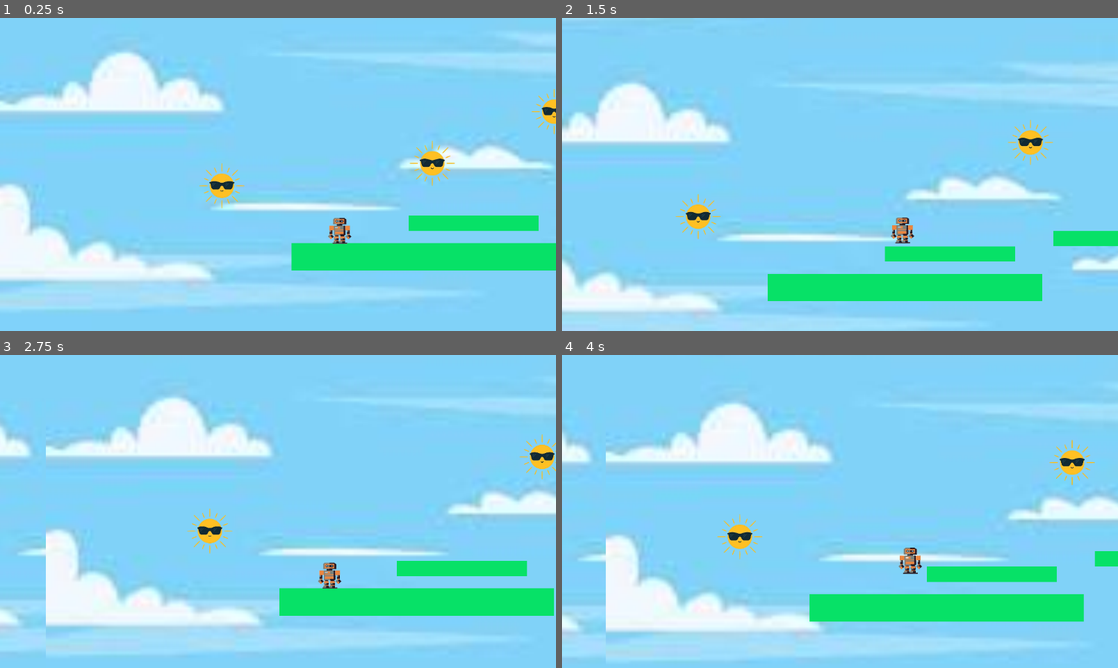
Above: before the commit, frames 1-4 (two rows, left to right).
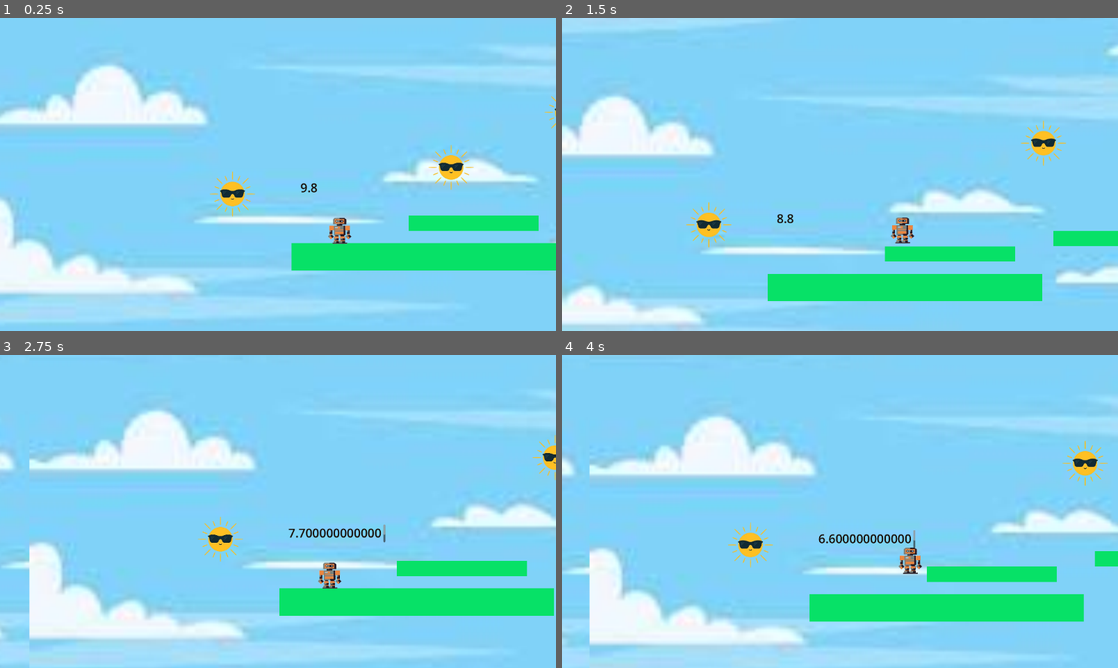
Above: after the commit, the same moments.

Repository: Yatheeshpatcha/HackClubStarDance-Warioware
Game: Godot game, scene res://scenes/minigame_1.tscn
Same seed, same stepped clock (60 frames per second), same inputs: the game is played once before the commit and once after it. This scene is started directly instead of the project's main scene.
Inputs (mouse positions are in pixels of both pictures, inside the frame that each line leads up to):
- Up to frame 1 (0.25 s): no input
- Up to frame 2 (1.5 s): tap Enter (ui_accept) at 0.5, 0.77 s; move the mouse to (962, 158) at 0.52 s; hold Right (ui_right) 0.53-1.25 s; tap Alt at 0.6 s; click (962, 158) at 0.67 s; drag from (728, 190) to (912, 230) at 1.27 s
- Up to frame 3 (2.75 s): move the mouse to (333, 442) at 2.02 s; hold Left (ui_left) from 2.03 s (still down); tap Alt at 2.1 s
- Up to frame 4 (4 s): release Left (ui_left) at 2.75 s; drag from (812, 574) to (673, 464) at 2.77 s; move the mouse to (1006, 558) at 3.52 s; hold Right (ui_right) from 3.53 s (still down); tap Alt at 3.6 s; tap Enter (ui_accept) at 3.77 s

The runs differ from the first frame. In frame 1, 20% of the frame differs, in the area x 0-100%, y 4-98%; in frame 2, 18%; in frame 3, 22%, in the area x 0-100%, y 12-100%; in frame 4, 21%.
Error before the commit: Parse Error: Identifier "timer" not declared in the current scope. (res://scenes/node_2d.gd:14)

Commit message:
partially coded minigame 2 fixed and finished minigame one

Diff:
--- a/project.godot
+++ b/project.godot
@@ -18,7 +18,6 @@
 [autoload]
 
 Global="*uid://v1g4oqntfbjp"
-Node2d="*uid://urpm81g1o5fv"
 
 [display]
 
--- /dev/null
+++ b/scenes/button_1.gd
@@ -0,0 +1,6 @@
+extends TextureButton
+@onready var parent = $".."
+
+func _on_pressed() -> void: #YOU NEED TO CONNECT THIS SIGNAL FROM THE TAB NEXT TO INSPECTOR!!
+	hide()
+	parent.buttons_pressed += 1
--- /dev/null
+++ b/scenes/end_screen.tscn
@@ -0,0 +1,3 @@
+[gd_scene format=3 uid="uid://cumv0ig4o4ccb"]
+
+[node name="end_screen" type="Node2D" unique_id=1354839116]
--- a/scenes/level_scene.gd
+++ b/scenes/level_scene.gd
@@ -23,6 +23,7 @@
 # complete that level, you have the minigames_done add one, and then you
 # look for the scene titled `minigame_` and then whatever minigame number
 # should be next. Make sure you name your minigame saves appropriately.
+
 
 
 
--- a/scenes/level_scene.tscn
+++ b/scenes/level_scene.tscn
@@ -3,7 +3,6 @@
 [ext_resource type="Texture2D" uid="uid://byyxnp63imhjc" path="res://download.jpg" id="1_187gu"]
 [ext_resource type="Script" uid="uid://c8vfbux4w1t5h" path="res://scenes/level_scene.gd" id="1_lwxgr"]
 [ext_resource type="Texture2D" uid="uid://b6o22b6frwoq1" path="res://images.png" id="3_8wodn"]
-[ext_resource type="Script" uid="uid://dmx4f01ohbh0g" path="res://scenes/timer_screen.gd" id="4_j2453"]
 
 [node name="level_scene" type="Node2D" unique_id=189582234]
 script = ExtResource("1_lwxgr")
@@ -30,7 +29,6 @@
 [node name="Garlic3" type="TextureRect" parent="GarlicContainer" unique_id=825362503]
 layout_mode = 2
 texture = ExtResource("3_8wodn")
-script = ExtResource("4_j2453")
 
 [node name="Garlic4" type="TextureRect" parent="GarlicContainer" unique_id=781597641]
 layout_mode = 2
@@ -49,11 +47,10 @@
 theme_override_font_sizes/normal_font_size = 42
 text = "level #"
 
-[node name="Timer" type="RichTextLabel" parent="." unique_id=1211596074]
-offset_left = 523.0
-offset_top = 304.0
-offset_right = 615.0
-offset_bottom = 368.0
-theme_override_colors/default_color = Color(0.043137256, 0.003921569, 0.050980393, 1)
-theme_override_font_sizes/normal_font_size = 14
+[node name="Timer" type="RichTextLabel" parent="." unique_id=1349358030]
+offset_left = 525.0
+offset_top = 326.0
+offset_right = 565.0
+offset_bottom = 366.0
+theme_override_colors/default_color = Color(0.007843138, 0.023529412, 0.03529412, 1)
 text = "0.0"
--- a/scenes/minigame_1.gd
+++ b/scenes/minigame_1.gd
@@ -1,5 +1,8 @@
 extends Node2D
-@onready var themed_timer: Node2D = $ThemedTimer
+@onready var themed_timer: Node2D = $"."
+@onready var timer: RichTextLabel = $Timer
+
+var time
 # ^^^ You dragged this in the scene by the way
 
 
@@ -7,7 +10,25 @@
 var garlic_collected = 0 # just keeping track of garlic collected
 var timer_end = false # boolean (true or false) stating whether the timer ended
 
+func wait(seconds: float) -> void: # write this simple function out for wait!
+	await get_tree().create_timer(seconds).timeout # makes u wait
+
+func Timer(start_time: float): # making a new function for timer countdown!
+	# we want the timer to go down, and when it reaches 0 it transitions
+	# to the next scene!
+
+	time = start_time
+
+	while time > 0.0: # run if timer hasnt reached 0
+		await wait(0.10)
+		time = time - 0.10
+
+	#when timer reaches 0
+	return
+
 func _ready() -> void:
+
+
 
 		#Below you can see that I have a function that I named. I grab a
 		#function from it that was created in it's script and use `await` to
@@ -19,19 +40,39 @@
 	timer_end = true # now we're saying "oh ye you ran out of time"
 
 func _process(delta: float) -> void: # running every frame brochacho
+	timer.text = str(time) # make ths text reflect the value of the time variable. this makes names easier. the str() converts the int to a String
+
 
 	if garlic_collected == 3: # the double equals is just an argument asking if it's the same, with "=" it'll give an error
+		print("garlic conected")
 		if Global.minigames_done > 3: # we access a global script and see how many minigames have been compeleted
-			get_tree().change_scene_to_file("res://scenes/done_screen.tscn") # change current play scene into another, but you make your own finish screen in a later challenge, dont worry abt this rn
+			get_tree().change_scene_to_file("res://scenes/end_screen.tscn") # change current play scene into another, but you make your own finish screen in a later challenge, dont worry abt this rn
 		else:
-			get_tree().change_scene_to_file("res://scenes/timer_screen.tscn") # go back to the intermission scene
+			get_tree().change_scene_to_file("res://scenes/level_scene.tscn") # go back to the intermission scene
 
 	if timer_end: # if the timer does end...
 		Global.minigames_done -=1 #go back a minigame
 		Global.lives -= 1 # lose ur lives
-		get_tree().change_scene_to_file("res://scenes/timer_screen.tscn") # back to intermission
+		print("timer end")
+		get_tree().change_scene_to_file("res://scenes/level_scene.tscn") # back to intermission
 
 
 func garlic_collect() -> void: # cool function that you connect to those garlics
 	garlic_collected = garlic_collected +1
 	return
+
+
+func _on_sun_2_garlic_collected() -> void:
+	garlic_collected = garlic_collected +1
+	return
+
+
+
+func _on_sun_3_garlic_collected() -> void:
+	garlic_collected = garlic_collected +1
+	return
+
+
+func _on_sun_4_garlic_collected() -> void:
+	garlic_collected = garlic_collected +1
+	return
--- a/scenes/minigame_1.tscn
+++ b/scenes/minigame_1.tscn
@@ -15,43 +15,6 @@
 [sub_resource type="RectangleShape2D" id="RectangleShape2D_fnx2p"]
 size = Vector2(336, 59)
 
-[sub_resource type="Animation" id="Animation_r6gmb"]
-length = 0.001
-tracks/0/type = "value"
-tracks/0/imported = false
-tracks/0/enabled = true
-tracks/0/path = NodePath("sun:position")
-tracks/0/interp = 1
-tracks/0/loop_wrap = true
-tracks/0/keys = {
-"times": PackedFloat32Array(0),
-"transitions": PackedFloat32Array(1),
-"update": 0,
-"values": [Vector2(475, 194)]
-}
-
-[sub_resource type="Animation" id="Animation_wh6qq"]
-resource_name = "float"
-loop_mode = 1
-tracks/0/type = "value"
-tracks/0/imported = false
-tracks/0/enabled = true
-tracks/0/path = NodePath("sun:position")
-tracks/0/interp = 2
-tracks/0/loop_wrap = true
-tracks/0/keys = {
-"times": PackedFloat32Array(0, 1),
-"transitions": PackedFloat32Array(1, 1),
-"update": 0,
-"values": [Vector2(475, 194), Vector2(475, 107)]
-}
-
-[sub_resource type="AnimationLibrary" id="AnimationLibrary_or1ld"]
-_data = {
-&"RESET": SubResource("Animation_r6gmb"),
-&"float": SubResource("Animation_wh6qq")
-}
-
 [sub_resource type="CircleShape2D" id="CircleShape2D_rebgc"]
 radius = 100.56838
 
@@ -63,10 +26,10 @@
 autoscroll = Vector2(100, 0)
 
 [node name="background" type="TextureRect" parent="scrolling background" unique_id=652370261]
-offset_left = -1237.0
-offset_top = -877.0
-offset_right = 1906.0
-offset_bottom = 994.0
+offset_left = -1305.0
+offset_top = -823.0
+offset_right = 1838.0
+offset_bottom = 1048.0
 texture = ExtResource("1_2n61g")
 
 [node name="platform 1" type="StaticBody2D" parent="." unique_id=1992536153]
@@ -131,23 +94,21 @@
 position_smoothing_speed = 10.0
 
 [node name="sun" type="Node2D" parent="." unique_id=1636296363]
+position = Vector2(651, 194)
 script = ExtResource("4_or1ld")
 
 [node name="sun" type="TextureRect" parent="sun" unique_id=1762865091]
-offset_left = 478.0
-offset_top = 91.0
-offset_right = 703.0
-offset_bottom = 316.0
+offset_left = -95.0
+offset_top = -86.0
+offset_right = 130.0
+offset_bottom = 139.0
 texture = ExtResource("3_0hvi2")
 
-[node name="AnimationPlayer" type="AnimationPlayer" parent="sun" unique_id=1055087448]
-libraries/ = SubResource("AnimationLibrary_or1ld")
-
 [node name="Area2D" type="Area2D" parent="sun" unique_id=841942650]
-position = Vector2(587, 221)
+position = Vector2(-48, 27)
 
 [node name="CollisionShape2D" type="CollisionShape2D" parent="sun/Area2D" unique_id=329577809]
-position = Vector2(-3, -6)
+position = Vector2(2, -1)
 shape = SubResource("CircleShape2D_rebgc")
 
 [node name="sun2" type="Node2D" parent="." unique_id=702970068]
@@ -155,14 +116,11 @@
 script = ExtResource("4_or1ld")
 
 [node name="sun" type="TextureRect" parent="sun2" unique_id=1868797899]
-offset_left = -117.0
-offset_top = -143.0
-offset_right = 108.0
-offset_bottom = 82.0
+offset_left = -63.0
+offset_top = -140.0
+offset_right = 162.0
+offset_bottom = 85.0
 texture = ExtResource("3_0hvi2")
-
-[node name="AnimationPlayer" type="AnimationPlayer" parent="sun2" unique_id=692352923]
-libraries/ = SubResource("AnimationLibrary_or1ld")
 
 [node name="Area2D" type="Area2D" parent="sun2" unique_id=1006362228]
 position = Vector2(-33, 12)
@@ -176,14 +134,11 @@
 script = ExtResource("4_or1ld")
 
 [node name="sun" type="TextureRect" parent="sun3" unique_id=1363063868]
-offset_left = 475.0
-offset_top = 194.0
-offset_right = 700.0
-offset_bottom = 419.0
+offset_left = -117.0
+offset_top = -80.0
+offset_right = 108.0
+offset_bottom = 145.0
 texture = ExtResource("3_0hvi2")
-
-[node name="AnimationPlayer" type="AnimationPlayer" parent="sun3" unique_id=539849931]
-libraries/ = SubResource("AnimationLibrary_or1ld")
 
 [node name="Area2D" type="Area2D" parent="sun3" unique_id=1332190372]
 position = Vector2(-33, 12)
@@ -197,14 +152,11 @@
 script = ExtResource("4_or1ld")
 
 [node name="sun" type="TextureRect" parent="sun4" unique_id=1692904897]
-offset_left = -123.0
-offset_top = -125.0
-offset_right = 102.0
-offset_bottom = 100.0
+offset_left = -79.0
+offset_top = -91.0
+offset_right = 146.0
+offset_bottom = 134.0
 texture = ExtResource("3_0hvi2")
-
-[node name="AnimationPlayer" type="AnimationPlayer" parent="sun4" unique_id=1844849533]
-libraries/ = SubResource("AnimationLibrary_or1ld")
 
 [node name="Area2D" type="Area2D" parent="sun4" unique_id=1160574242]
 position = Vector2(18, 5)
@@ -213,6 +165,15 @@
 position = Vector2(-12, -2)
 shape = SubResource("CircleShape2D_rebgc")
 
+[node name="Timer" type="RichTextLabel" parent="." unique_id=106110020]
+offset_left = 44.0
+offset_top = 269.0
+offset_right = 446.0
+offset_bottom = 343.0
+theme_override_colors/default_color = Color(0.09019608, 0.050980393, 0.015686275, 1)
+theme_override_font_sizes/normal_font_size = 50
+text = "0.0"
+
 [connection signal="garlic_collected" from="sun" to="." method="_on_sun_garlic_collected"]
 [connection signal="garlic_collected" from="sun2" to="." method="_on_sun_2_garlic_collected"]
 [connection signal="garlic_collected" from="sun3" to="." method="_on_sun_3_garlic_collected"]
--- /dev/null
+++ b/scenes/minigame_2.gd
@@ -0,0 +1,27 @@
+extends Node2D
+@onready var themed_timer: Node2D = $"."
+
+
+
+var buttons_pressed := 0
+var timer_end = false
+
+func _ready() -> void:
+
+
+	await themed_timer.Timer(7.0)
+	#after this is completed...
+	timer_end = true
+
+
+func _process(delta: float) -> void:
+	if buttons_pressed == 4:
+		if Global.minigames_done > 3:
+			get_tree().change_scene_to_file("res://scenes/done_screen.tscn")
+		else:
+			get_tree().change_scene_to_file("res://scenes/timer_screen.tscn")
+
+	if timer_end:
+		Global.lives -= 1
+		Global.minigames_done -=1
+		get_tree().change_scene_to_file("res://scenes/timer_screen.tscn")
--- /dev/null
+++ b/scenes/minigame_2.tscn
@@ -0,0 +1,64 @@
+[gd_scene format=3 uid="uid://idqf0iqjloiu"]
+
+[ext_resource type="Script" uid="uid://ct0lli24l16md" path="res://scenes/minigame_2.gd" id="1_dqa6p"]
+[ext_resource type="Texture2D" uid="uid://byyxnp63imhjc" path="res://download.jpg" id="1_ksu6r"]
+[ext_resource type="Texture2D" uid="uid://bhvvu7mx8w8n7" path="res://images__1_-removebg-preview.png" id="2_dqa6p"]
+[ext_resource type="Script" uid="uid://8fikfdbt7fw5" path="res://scenes/button_1.gd" id="3_c3ytc"]
+[ext_resource type="PackedScene" uid="uid://b21n3kxbbdagc" path="res://scenes/node_2d.tscn" id="4_eachr"]
+
+[node name="Minigame_2" type="Node2D" unique_id=1562822468]
+script = ExtResource("1_dqa6p")
+
+[node name="background" type="TextureRect" parent="." unique_id=1923926427]
+offset_left = -397.0
+offset_top = -638.0
+offset_right = 2746.0
+offset_bottom = 1233.0
+texture = ExtResource("1_ksu6r")
+
+[node name="Button_1" type="TextureButton" parent="." unique_id=623525024]
+offset_right = 225.0
+offset_bottom = 225.0
+texture_normal = ExtResource("2_dqa6p")
+script = ExtResource("3_c3ytc")
+
+[node name="Button_2" type="TextureButton" parent="." unique_id=862332335]
+offset_left = 851.0
+offset_top = 382.0
+offset_right = 1076.0
+offset_bottom = 607.0
+texture_normal = ExtResource("2_dqa6p")
+script = ExtResource("3_c3ytc")
+
+[node name="Button_3" type="TextureButton" parent="." unique_id=837982932]
+offset_left = 83.0
+offset_top = 394.0
+offset_right = 308.0
+offset_bottom = 619.0
+texture_normal = ExtResource("2_dqa6p")
+script = ExtResource("3_c3ytc")
+
+[node name="Button_4" type="TextureButton" parent="." unique_id=1520951756]
+offset_left = 439.0
+offset_top = 213.0
+offset_right = 664.0
+offset_bottom = 438.0
+texture_normal = ExtResource("2_dqa6p")
+script = ExtResource("3_c3ytc")
+
+[node name="Node2D" parent="." unique_id=1061907810 instance=ExtResource("4_eachr")]
+position = Vector2(1719, 698)
+
+[node name="RichTextLabel2" type="RichTextLabel" parent="Node2D" unique_id=249900374]
+offset_left = -867.0
+offset_top = -662.0
+offset_right = -364.0
+offset_bottom = -493.0
+theme_override_colors/default_color = Color(0.019607844, 0.007843138, 0.023529412, 1)
+theme_override_font_sizes/normal_font_size = 100
+text = "0.0"
+
+[connection signal="pressed" from="Button_1" to="Button_1" method="_on_pressed"]
+[connection signal="pressed" from="Button_2" to="Button_2" method="_on_pressed"]
+[connection signal="pressed" from="Button_3" to="Button_3" method="_on_pressed"]
+[connection signal="pressed" from="Button_4" to="Button_4" method="_on_pressed"]
--- a/scenes/node_2d.gd
+++ b/scenes/node_2d.gd
@@ -1,6 +1,5 @@
 extends Node2D
-@onready var timer_label: RichTextLabel = $timer
-
+@onready var timer: RichTextLabel = $timer
 
 var time : float
 
@@ -11,7 +10,7 @@
 
 # Called every frame. 'delta' is the elapsed time since the previous frame.
 func _process(delta: float) -> void:
-		timer.text = "%0.2f" % time
+	timer.text = str(snapped(time, 0.10)) # this makes names easier
 
 func Timer(start_time: float): # making a new function for timer countdown!
 	# we want the timer to go down, and when it reaches 0 it transitions
--- a/scenes/sun.gd
+++ b/scenes/sun.gd
@@ -12,6 +12,7 @@
 func _process(delta: float) -> void: # this runs EVERY FRAME!
 
 	if player_area.overlaps_area(self_area): # checks if overlapping
+		var garlic_collected
 		if self.visible:
 			emit_signal("garlic_collected") #signal broadcast
 			self.hide() #removed from player sight; collected
--- a/scenes/timer.gd
+++ b/scenes/timer.gd
@@ -1,11 +1,28 @@
-extends Timer
+extends Node2D
+@onready var timer: RichTextLabel = $timer #literally just the richlabeltext
 
+var time : float
 
 # Called when the node enters the scene tree for the first time.
 func _ready() -> void:
-	pass # Replace with function body.
-
+	pass
 
 # Called every frame. 'delta' is the elapsed time since the previous frame.
 func _process(delta: float) -> void:
-	pass
+	timer.text = str(snapped(time, 0.10)) # this makes names easier
+
+func Timer(start_time: float): # making a new function for timer countdown!
+	# we want the timer to go down, and when it reaches 0 it transitions
+	# to the next scene!
+
+	time = start_time
+
+	while time > 0.0: # run if timer hasnt reached 0
+		await wait(0.10)
+		time = time - 0.10
+
+	#when timer reaches 0
+	return
+
+func wait(seconds: float) -> void: # write this simple function out for wait!
+	await get_tree().create_timer(seconds).timeout # makes u wait
Not shown, added: scenes/button_1.gd.uid
Not shown, added: scenes/minigame_2.gd.uid
